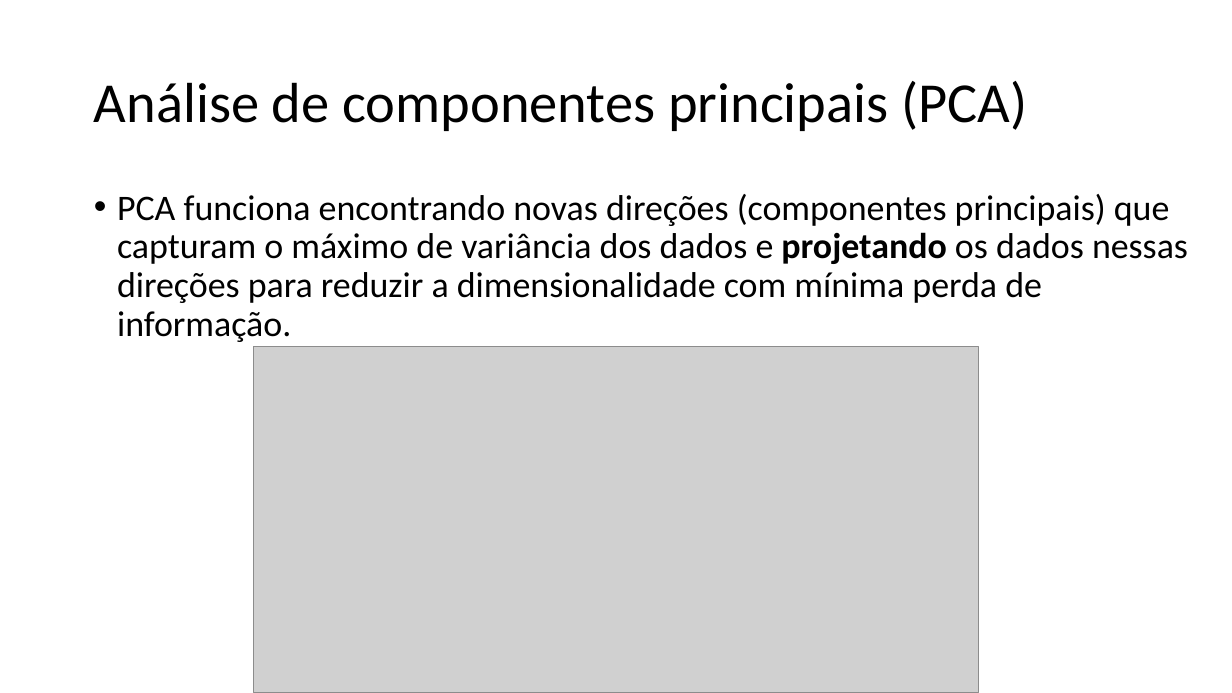
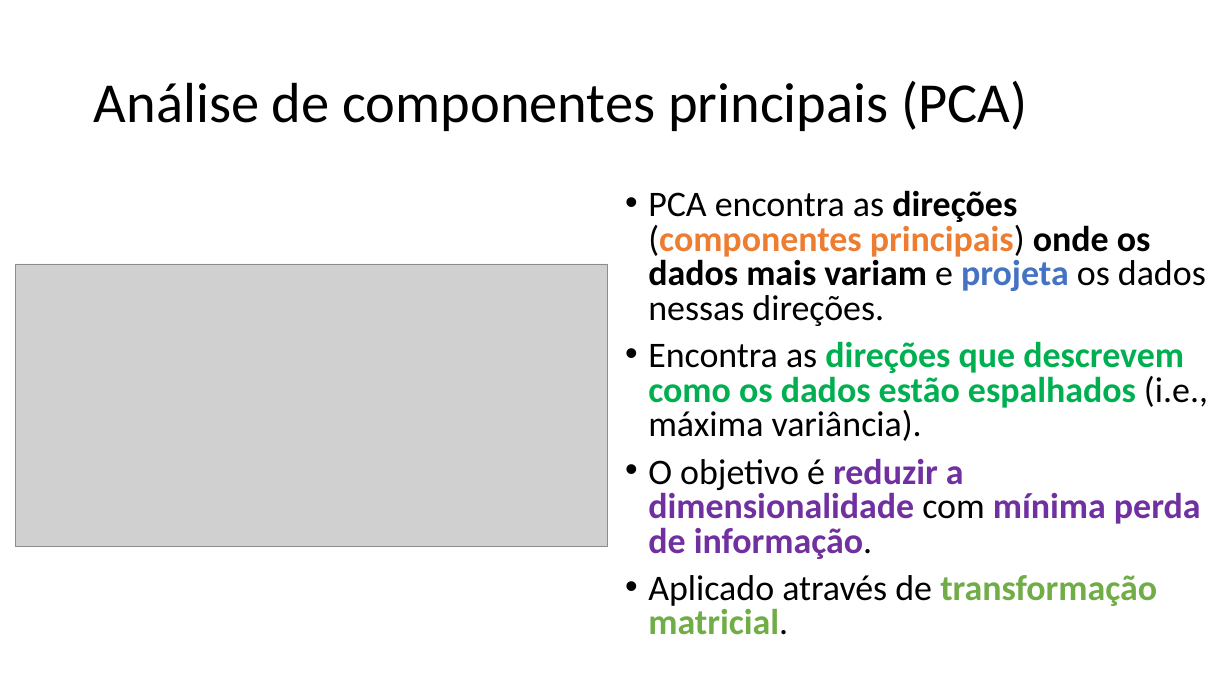
Before and after one commit to zz4fap/c24_inteligencia_artificial, a slide deck: slide 38 of slides/C24_Transformações.pptx (slide 36 before the commit). Drawn at 1232x693 pixels with LibreOffice and Linux fonts; fonts in the diff are those of the drawing; grey boxes stand for pictures. Boxes give left, top, right and bottom in pixels: in the first picture for what was removed or moved away, otherwise in the second. Text is boxed around its words. In the diff, an @@ line names an element or a change of style, - is before the commit and + after.

```diff
--- a/slides/C24_Transformações.pptx
+++ b/slides/C24_Transformações.pptx
@@ text at [648,190,1208,635]: text changed; bold on @@
-• PCA funciona encontrando novas direções (componentes principais) que capturam o máximo de variância dos dados e projetando os dados nessas direções para reduzir a dimensionalidade com mínima perda de informação.
+• PCA encontra as direções (componentes principais) onde os dados mais variam e projeta os dados nessas direções.
+• Encontra as direções que descrevem como os dados estão espalhados (i.e., máxima variância).
+• O objetivo é reduzir a dimensionalidade com mínima perda de informação.
+• Aplicado através de transformação matricial.
@@ picture: place and size @@
-picture at [253,347,979,693]
+picture at [16,264,607,547]
```
Also in this commit, not shown: 35 other slides changed, 5 slides added, 2 slides removed, 5 other files.
